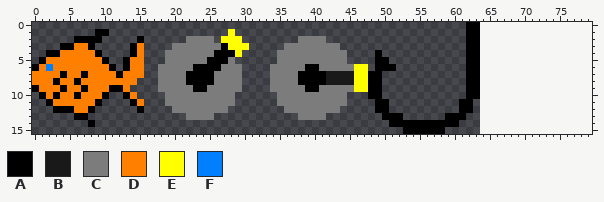
Sprite sheet -- jgame-sample/bin/game/gamesprites.gif. The picture above is the old version.
The file is 64x16 pixels. The old version is drawn lined up with the new one, on the new canvas.
Palette (. is transparent): A #000000  B #191919  C #7c7c7c  D #ff8000  E #ffff00  F #0080ff
Pixels before, first column x 0:
 0 ..............................................................AA
 1 .........AA.................E.................................AA
 2 ......AAAA.....A......CCCC.EEE........CCCC....................AA
 3 ....AADDA.....AD....CCCCCCCAEEE.....CCCCCCCC..................AA
 4 ..AADDDDDA....AD...CCCCCCCAAAE.....CCCCCCCCCC....A............AA
 5 .ADDDDDDDDA..ADD...CCCCCCAAAC......CCCCCCCCCC....AA...........AA
 6 ADFDDDDDDDDA.ADD..CCCCCAAAACCC....CCCCCAACCCCCEE.AAA..........AA
 7 DDDDADDADDDDADDD..CCCCAAAACCCC....CCCCAAAABBBBEEAA............AA
 8 DDDADDADDDDDDDD...CCCCAAAACCCC....CCCCAAAABBBBEEAA............AA
 9 ADDDADDADDDAAD....CCCCCAACCCCC....CCCCCAACCCCCEEAA............AA
10 .ADADDADDDA..AD....CCCCCCCCCC......CCCCCCCCCC...AA............AA
11 ..ADDDDDDA....AD...CCCCCCCCCC......CCCCCCCCCC....AA..........AA.
12 ...AAADDA......A....CCCCCCCC........CCCCCCCC.....AA..........AA.
13 ......AA..............CCCC............CCCC........AAA......AAA..
14 ........A..........................................AAAAAAAAAA...
15 .....................................................AAAAAA.....
And afterwards:
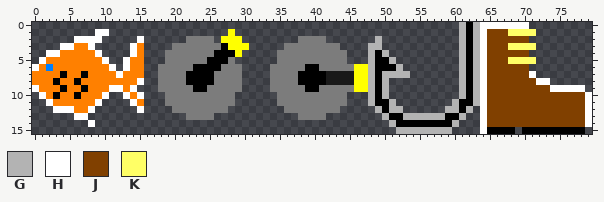
Colours new in this view: G #b3b3b3  H #ffffff  J #804000  K #ffff66
Edits made:
canvas 64x16 -> 80x16
Changed rows in their new state; - is an unchanged pixel.
first column x 0:
 0 -------------------------------------------------------------G-GHHHHHHH---------
 1 ---------HH--------------------------------------------------G-GHJJJKKKK--------
 2 ------HHHH-----H---------------------------------G-----------G-GHJJJJJJ---------
 3 ----HH--H-----H---------------------------------GG-----------G-GHJJJKKKK--------
 4 --HH-----H----H---------------------------------G-G----------G-GHJJJJJJ---------
 5 -H--------H--H----------------------------------G--G---------G-GHJJJKKKK--------
 6 H----------H-H----------------------------------G---G--------G-GHJJJJJJ---------
 7 ------------H-----------------------------------G-GGGG-------G-GHJJJJJJH--------
 8 ---------------H--------------------------------G-G----------G-GHJJJJJJJHH------
 9 H----------HH-H---------------------------------G-G----------G-GHJJJJJJJJJHHHHH-
10 -H--------H--H-H--------------------------------G-G----------G-GHJJJJJJJJJJJJJJH
11 --H------H----H---------------------------------G--G--------G--GHJJJJJJJJJJJJJJH
12 ---HHH--H------H---------------------------------G-GG------GG-G-HJJJJJJJJJJJJJJH
13 ------HH------------------------------------------G--GGGGGG--G--HJJJJJJJJJJJJJJH
14 --------H------------------------------------------G--------G---HJJJJJJJJJJJJJJH
15 ----------------------------------------------------GGGGGGGG----HAAAA-AAAAAAAAA-
Where, in picture pixels (left, top, right, bottom), the same in both pictures:
changed: (368, 22, 592, 134)
changed: (32, 29, 144, 127)
